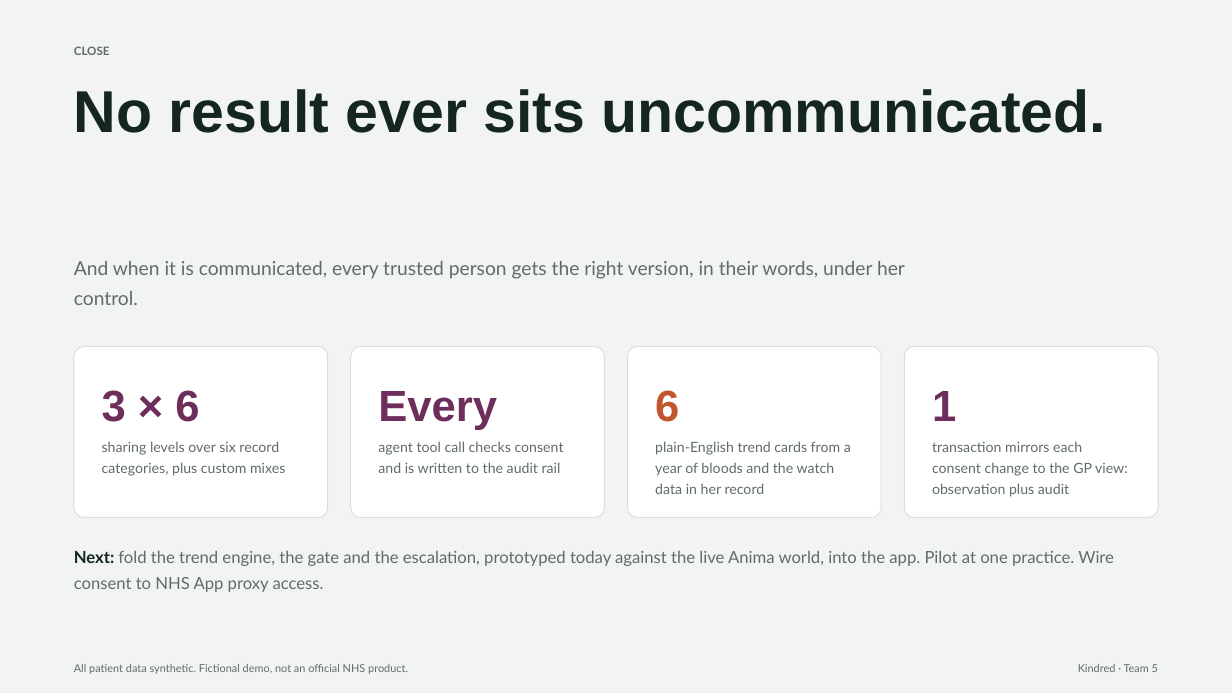
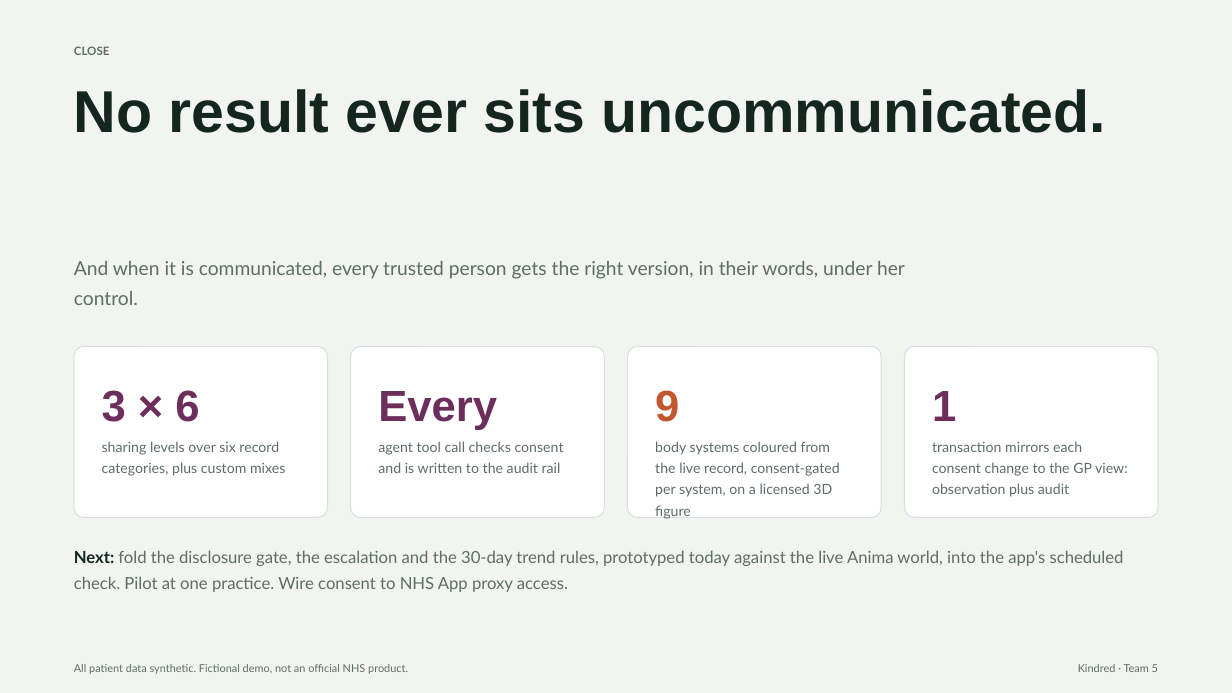
Before and after one commit to h45h1r/anima-openai-hackathon, a slide deck: slide 7 of pitch/Kindred-pitch.pptx. Drawn at 1232x693 pixels with LibreOffice and Linux fonts; fonts in the diff are those of the drawing. Boxes give left, top, right and bottom in pixels: in the first picture for what was removed or moved away, otherwise in the second. Text is boxed around its words. In the diff, an @@ line names an element or a change of style, - is before the commit and + after.

```diff
--- a/pitch/Kindred-pitch.pptx
+++ b/pitch/Kindred-pitch.pptx
@@ text at <box>655,390,679,422</box>: text changed @@
-6
+9
@@ text at <box>655,441,840,519</box>: text changed @@
-plain-English trend cards from a year of bloods and the watch data in her record
+body systems coloured from the live record, consent-gated per system, on a licensed 3D figure
@@ text at <box>74,550,1124,592</box>: text changed @@
-Next: fold the trend engine, the gate and the escalation, prototyped today against the live Anima world, into the app. Pilot at one practice. Wire consent to NHS App proxy access.
+Next: fold the disclosure gate, the escalation and the 30-day trend rules, prototyped today against the live Anima world, into the app's scheduled check. Pilot at one practice. Wire consent to NHS App proxy access.
```
Also in this commit, not shown: 2 other slides changed, 3 other files.
